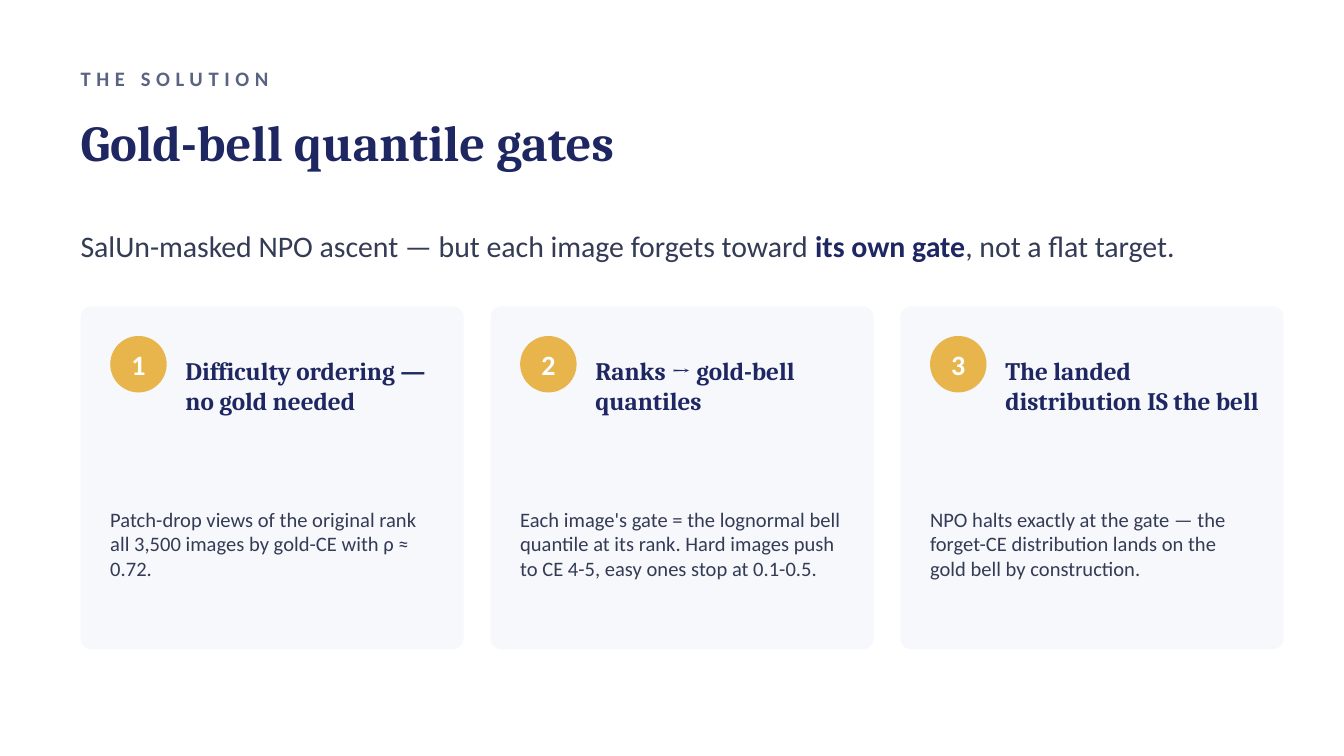
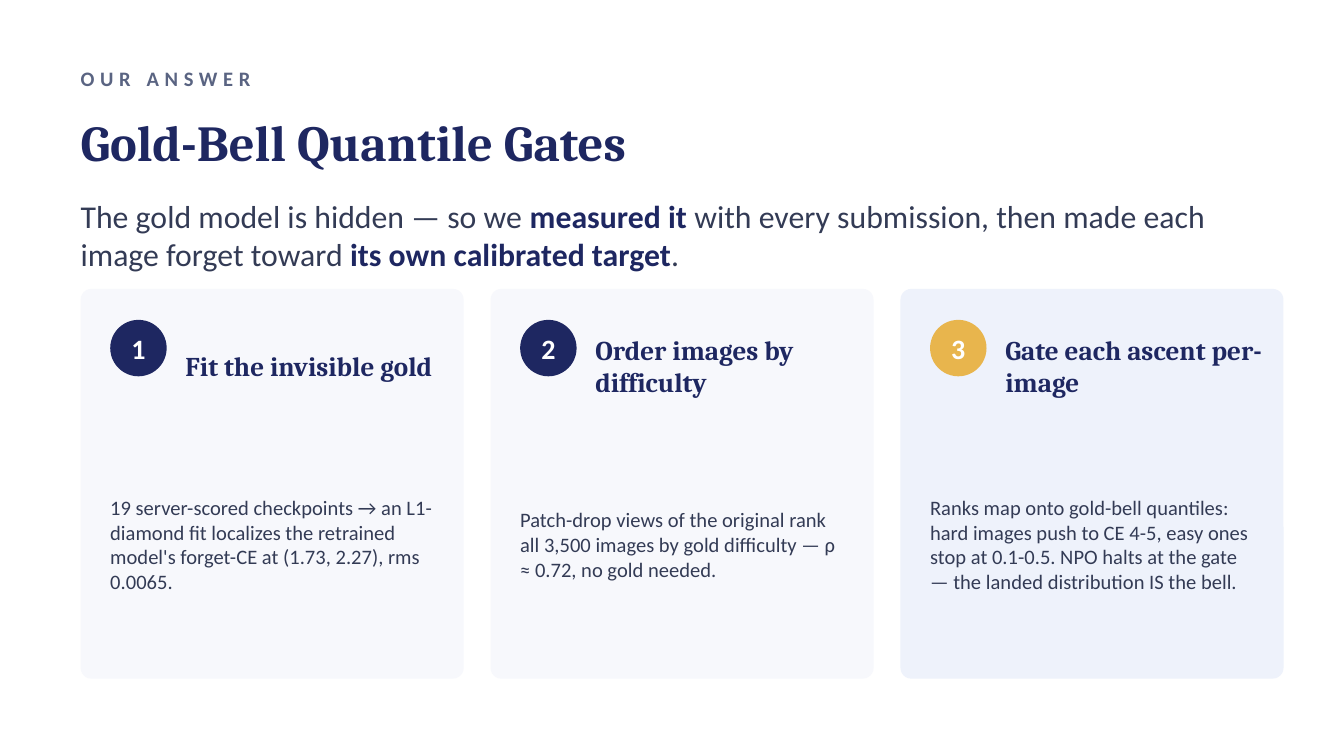
Before and after one commit to Ouaziz-chedli/Tryon, a slide deck: slide 2 of slides/TRYON-presentation.pptx (slide 5 before the commit). Drawn at 1344x756 pixels with LibreOffice and Linux fonts; fonts in the diff are those of the drawing. Boxes give left, top, right and bottom in pixels: in the first picture for what was removed or moved away, otherwise in the second. Text is boxed around its words. In the diff, an @@ line names an element or a change of style, - is before the commit and + after.

```diff
--- a/slides/TRYON-presentation.pptx
+++ b/slides/TRYON-presentation.pptx
@@ text at <box>81,72,251,86</box>: text changed @@
-THE SOLUTION
+OUR ANSWER
@@ text at <box>81,126,626,170</box>: text changed @@
-Gold-bell quantile gates
+Gold-Bell Quantile Gates
@@ text at <box>81,205,1205,272</box>: text changed; size 16 to 17 pt @@
-SalUn-masked NPO ascent — but each image forgets toward its own gate, not a flat target.
+The gold model is hidden — so we measured it with every submission, then made each image forget toward its own calibrated target.
@@ rounded rectangle: place and size @@
-rounded rectangle at <box>81,306,464,649</box>
+rounded rectangle at <box>81,289,464,679</box>
@@ rounded rectangle at <box>81,289,464,679</box>: proportions changed @@
@@ rounded rectangle at <box>491,289,874,679</box>: proportions changed @@
@@ rounded rectangle: place and size @@
-rounded rectangle at <box>491,306,874,649</box>
+rounded rectangle at <box>491,289,874,679</box>
@@ rounded rectangle: place and size @@
-rounded rectangle at <box>900,306,1284,649</box>
+rounded rectangle at <box>900,289,1284,679</box>
@@ rounded rectangle at <box>900,289,1284,679</box>: fill #F7F8FC to #EEF2FB; proportions changed @@
@@ 3 texts, 3 ellipses: place and size @@
-3 texts, 3 ellipses at <box>110,336,986,392</box>
+3 texts, 3 ellipses at <box>110,320,986,376</box>
@@ ellipse at <box>110,320,167,376</box>: fill #E8B54D to #1E2761 @@
@@ ellipse at <box>520,320,577,376</box>: fill #E8B54D to #1E2761 @@
@@ text at <box>185,357,432,382</box>: text changed; size 13.5 to 14.5 pt @@
-Difficulty ordering — no gold needed
+Fit the invisible gold
@@ text added at <box>595,341,793,398</box>, 14.5 pt, text #1E2761, bold @@
+Order images by difficulty
@@ text added at <box>1005,341,1262,398</box>, 14.5 pt, text #1E2761, bold @@
+Gate each ascent per-image
@@ text removed at <box>595,362,794,416</box> @@
-Ranks → gold-bell quantiles
@@ text removed at <box>1005,362,1259,410</box> @@
-The landed distribution IS the bell
@@ text added at <box>110,500,431,589</box>, 11 pt, text #333B55 @@
+19 server-scored checkpoints → an L1-diamond fit localizes the retrained model's forget-CE at (1.73, 2.27), rms 0.0065.
@@ text at <box>930,500,1248,589</box>: text changed @@
-NPO halts exactly at the gate — the forget-CE distribution lands on the gold bell by construction.
+Ranks map onto gold-bell quantiles: hard images push to CE 4-5, easy ones stop at 0.1-0.5. NPO halts at the gate — the landed distribution IS the bell.
@@ text at <box>520,512,835,581</box>: text changed @@
-Patch-drop views of the original rank all 3,500 images by gold-CE with ρ ≈ 0.72.
+Patch-drop views of the original rank all 3,500 images by gold difficulty — ρ ≈ 0.72, no gold needed.
@@ text removed at <box>520,512,840,580</box> @@
-Each image's gate = the lognormal bell quantile at its rank. Hard images push to CE 4-5, easy ones stop at 0.1-0.5.
```
Also in this commit, not shown: 5 other slides changed, 4 slides added, 4 slides removed.
